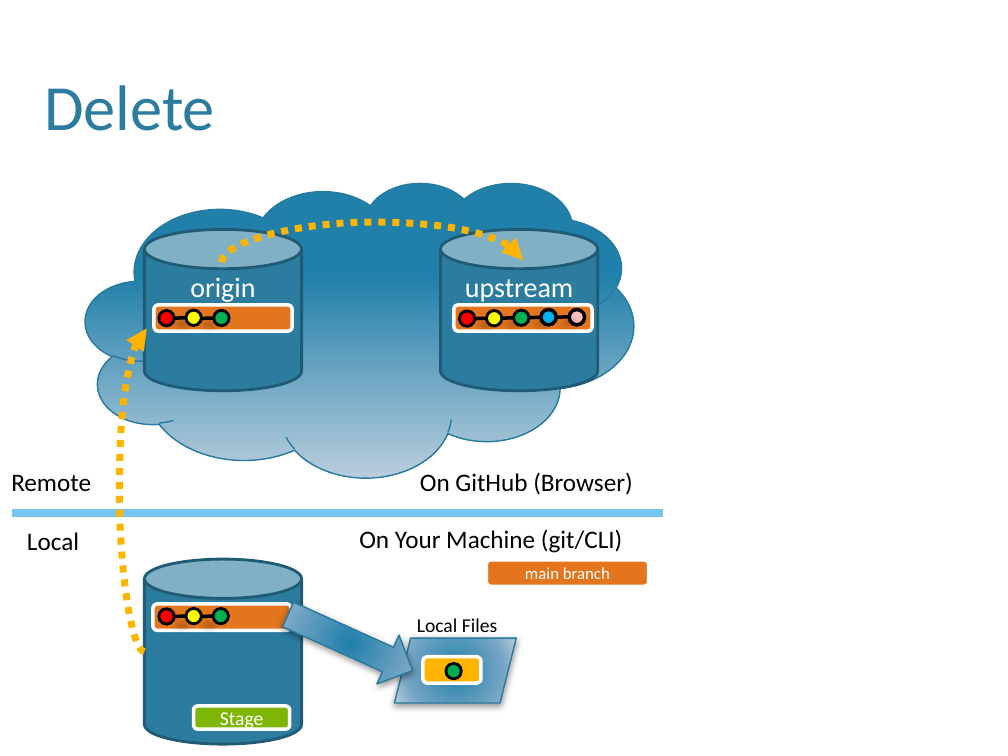
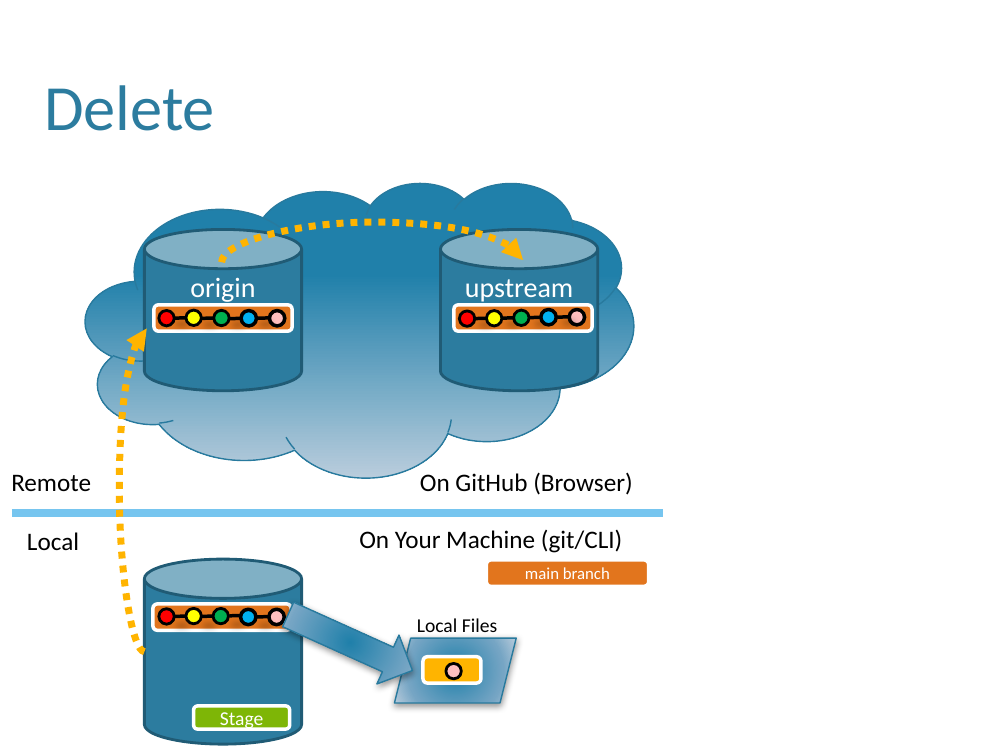
Before and after one commit to wpgoble/comp190, a slide deck: slide 27 of docs/materials/07-GitHub-OLD-copy.pptx. Drawn at 1008x756 pixels with LibreOffice and Linux fonts; fonts in the diff are those of the drawing; background and template pictures are left out. Boxes give left, top, right and bottom in pixels: in the first picture for what was removed or moved away, otherwise in the second. Text is boxed around its words. In the diff, an @@ line names an element or a change of style, - is before the commit and + after.

Commit message:
Slide updates

```diff
--- a/docs/materials/07-GitHub-OLD-copy.pptx
+++ b/docs/materials/07-GitHub-OLD-copy.pptx
@@ line added from (230, 319) to (242, 319), #000000 2.5 pt @@
@@ ellipse added at bbox=[241, 310, 256, 326], fill #00B0F0, outline #000000 2.5 pt @@
@@ line added from (258, 319) to (269, 318), #000000 2.5 pt @@
@@ ellipse added at bbox=[269, 310, 284, 326], fill #FFBFBF, outline #000000 2.5 pt @@
@@ line added from (230, 616) to (241, 616), #000000 2.5 pt @@
@@ ellipse added at bbox=[241, 609, 256, 624], fill #00B0F0, outline #000000 2.5 pt @@
@@ line added from (257, 617) to (269, 617), #000000 2.5 pt @@
@@ ellipse added at bbox=[269, 609, 284, 624], fill #FFBFBF, outline #000000 2.5 pt @@
@@ ellipse at bbox=[446, 663, 461, 678]: fill #00B050 to #FFBFBF @@
```
Also in this commit, not shown: 5 other slides changed.
